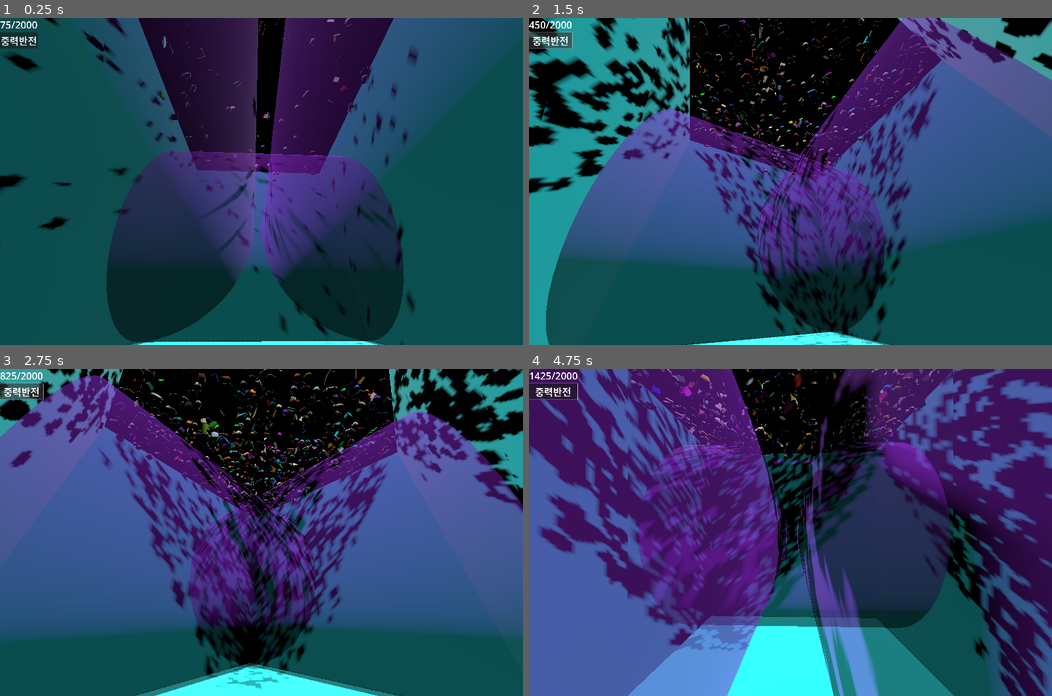
Above: before the commit, frames 1-4 (two rows, left to right).
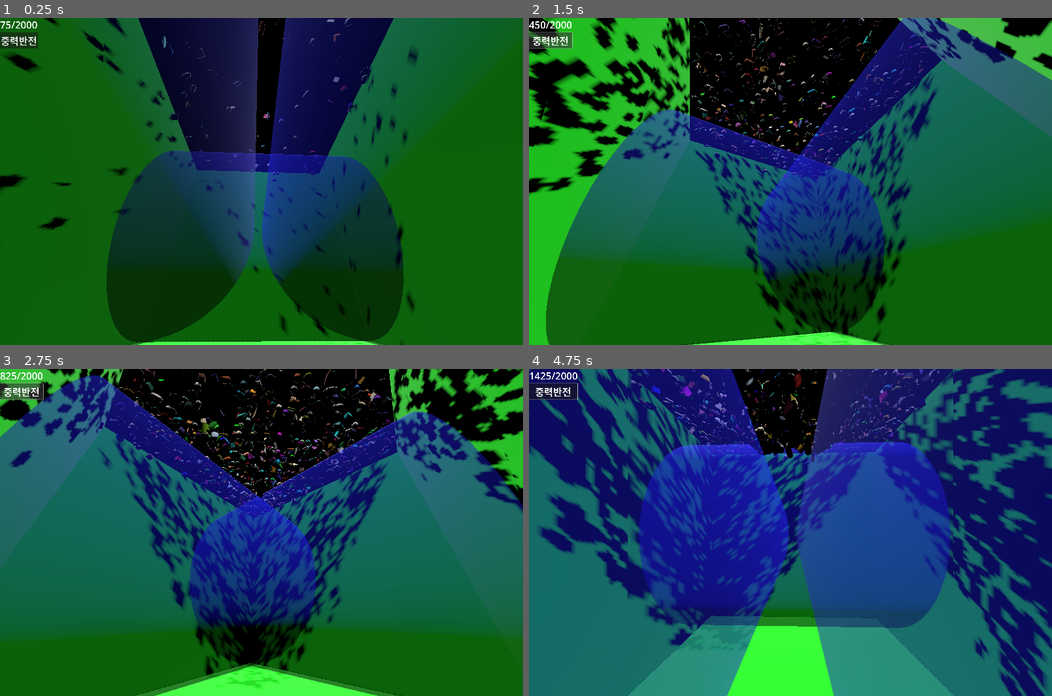
Above: after the commit, the same moments.

Repository: kasworld/gd4hourglass
Game: Godot game, scene res://main.tscn
The game is run twice, just before and just after one commit, with the same random seed, the same clock (stepped at 60 frames per second) and the same inputs.
Inputs (mouse positions are in pixels of both pictures, inside the frame that each line leads up to):
- Up to frame 1 (0.25 s): no input
- Up to frame 2 (1.5 s): click "중력반전" at 0.5 s; click "중력반전" at 1.25 s
- Up to frame 3 (2.75 s): click "중력반전" at 2 s
- Up to frame 4 (4.75 s): tap Enter at 2.75, 2.85, 3.6, 4.35 s; move the mouse to (905, 516) at 2.77 s; click (905, 516) at 2.92 s; tap Space at 3.02, 3.77 s; move the mouse to (685, 548) at 3.52 s; click (685, 548) at 3.67 s; move the mouse to (842, 460) at 4.27 s; click (842, 460) at 4.42 s

The runs differ from the first frame. In frame 1, 90% of the frame differs, in the area x 0-100%, y 0-100%; in frame 2, 82%; in frame 3, 82%; in frame 4, 93%.

Commit message:
default color

Diff:
--- a/glass_cylinder.gd
+++ b/glass_cylinder.gd
@@ -1,8 +1,5 @@
 extends StaticBody3D
 class_name GlassCylinder
-
-func _ready() -> void:
-	set_color( Color(NamedColorList.color_list.pick_random()[0], 0.5) )
 
 func set_material(mat :Material) -> GlassCylinder:
 	$MeshInstance3D.mesh.material = mat
--- a/glass_cylinder.tscn
+++ b/glass_cylinder.tscn
@@ -13,6 +13,7 @@
 [sub_resource type="StandardMaterial3D" id="StandardMaterial3D_3a3pc"]
 transparency = 1
 albedo_color = Color(0, 0, 1, 0.490196)
+disable_receive_shadows = true
 
 [sub_resource type="CylinderMesh" id="CylinderMesh_rygi4"]
 material = SubResource("StandardMaterial3D_3a3pc")
--- a/main.gd
+++ b/main.gd
@@ -1,15 +1,8 @@
 extends Node3D
 
 const MaxDrop = 2000
-var deck
 func _ready() -> void:
-	var vp_size = get_viewport().get_visible_rect().size
-	var 짧은길이 = min(vp_size.x,vp_size.y)
-	#$"왼쪽패널".size = Vector2(vp_size.x/2 - 짧은길이, vp_size.y)
-
 	reset_camera_pos()
-
-	deck = PlayingCard.make_deck_with_joker()
 
 var camera_move = true
 func _process(delta: float) -> void:
--- a/main.tscn
+++ b/main.tscn
@@ -16,9 +16,7 @@
 fov = 90.0
 
 [node name="OmniLight3D" type="OmniLight3D" parent="."]
-transform = Transform3D(1, 0, 0, 0, 1, 0, 0, 0, 1, 0, 10, 0)
 visible = false
-shadow_enabled = true
 omni_range = 50.0
 
 [node name="DirectionalLight3D" type="DirectionalLight3D" parent="."]
@@ -47,6 +45,7 @@
 
 [node name="CubeContainer" type="Node3D" parent="."]
 transform = Transform3D(1, 0, 0, 0, 1, 0, 0, 0, 1, 0, 30, 0)
+visible = false
 
 [node name="GlassCube1" parent="CubeContainer" instance=ExtResource("3_1bvp3")]
 transform = Transform3D(0.707107, -0.707107, 0, 0.707107, 0.707107, 0, 0, 0, 1, 15, 0, 0)
--- a/wall.gd
+++ b/wall.gd
@@ -1,8 +1,5 @@
 extends StaticBody3D
 class_name Wall
-
-func _ready() -> void:
-	set_color(NamedColorList.color_list.pick_random()[0])
 
 func set_material(mat :Material) -> Wall:
 	$MeshInstance3D.mesh.material = mat
--- a/wall.tscn
+++ b/wall.tscn
@@ -9,7 +9,7 @@
 [sub_resource type="WorldBoundaryShape3D" id="WorldBoundaryShape3D_0xm2m"]
 
 [sub_resource type="StandardMaterial3D" id="StandardMaterial3D_xxgf6"]
-albedo_color = Color(0, 1, 0, 1)
+albedo_color = Color(0, 1, 0, 0.498039)
 normal_enabled = true
 
 [sub_resource type="PlaneMesh" id="PlaneMesh_0xm2m"]
